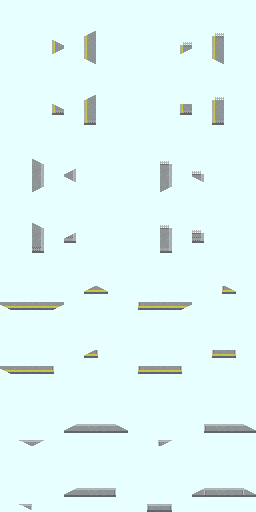
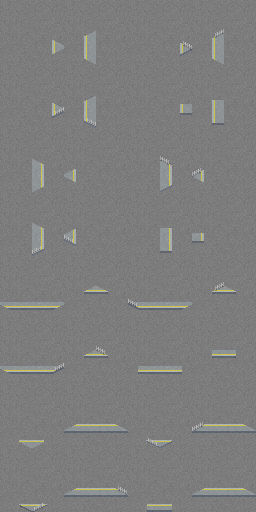
Layered file, before and after one edit (w=256, h=512). Changes by layer:
added group "Fences" with 17 layers in group "assy" over [32, 29, 224, 511]
added layer "貼り付けられたレイヤー #17" in group "Fences" over [118, 486, 127, 495]
added layer "貼り付けられたレイヤー #13" in group "Fences" over [96, 346, 105, 355]
added layer "貼り付けられたレイヤー #15" in group "Fences" over [192, 422, 203, 431]
added layer "貼り付けられたレイヤー #12" in group "Fences" over [215, 282, 224, 291]
showed "貼り付けられたレイヤー #1", moved it into group "Fences", painted on it over [192, 168, 204, 241]
showed "貼り付けられたレイヤー", moved it into group "Fences", painted on it over [160, 90, 192, 165]
painted on "Fence" over [31, 33, 244, 510]
painted on "FenceShadow" over [32, 36, 243, 510]
added group "Homes" with 44 layers above "貼り付けられたレイヤー #2" over [0, 0, 256, 512]
renamed "レイヤーグループ #2" to "Noise", showed it, blend normal → overlay, moved it into group "Homes" over [0, 0, 256, 512]
removed layer "Noise" (was overlay) over [0, 31, 256, 512]
moved "Side" into group "Homes" over [0, 31, 256, 512]
painted on "[45]" over [116, 489, 128, 497]
painted on "[44]" over [20, 504, 47, 512]
painted on "[43]" over [192, 425, 204, 433]
painted on "[42]" over [146, 440, 172, 448]
painted on "[40]" over [19, 441, 44, 448]
painted on "[29]" over [64, 229, 76, 246]
painted on "[28]" over [32, 249, 44, 256]
painted on "[26]" over [160, 160, 172, 192]
painted on "[21]" over [84, 95, 96, 128]
painted on "[20]" over [52, 103, 64, 118]
painted on "[18]" over [180, 43, 192, 56]
…and 17 more changes (11 added, 6 painted)
